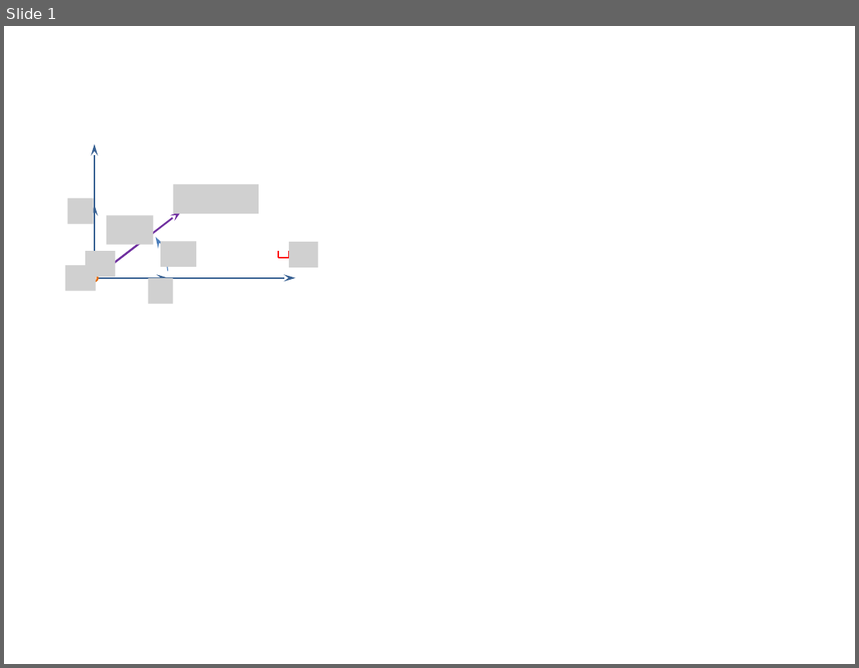
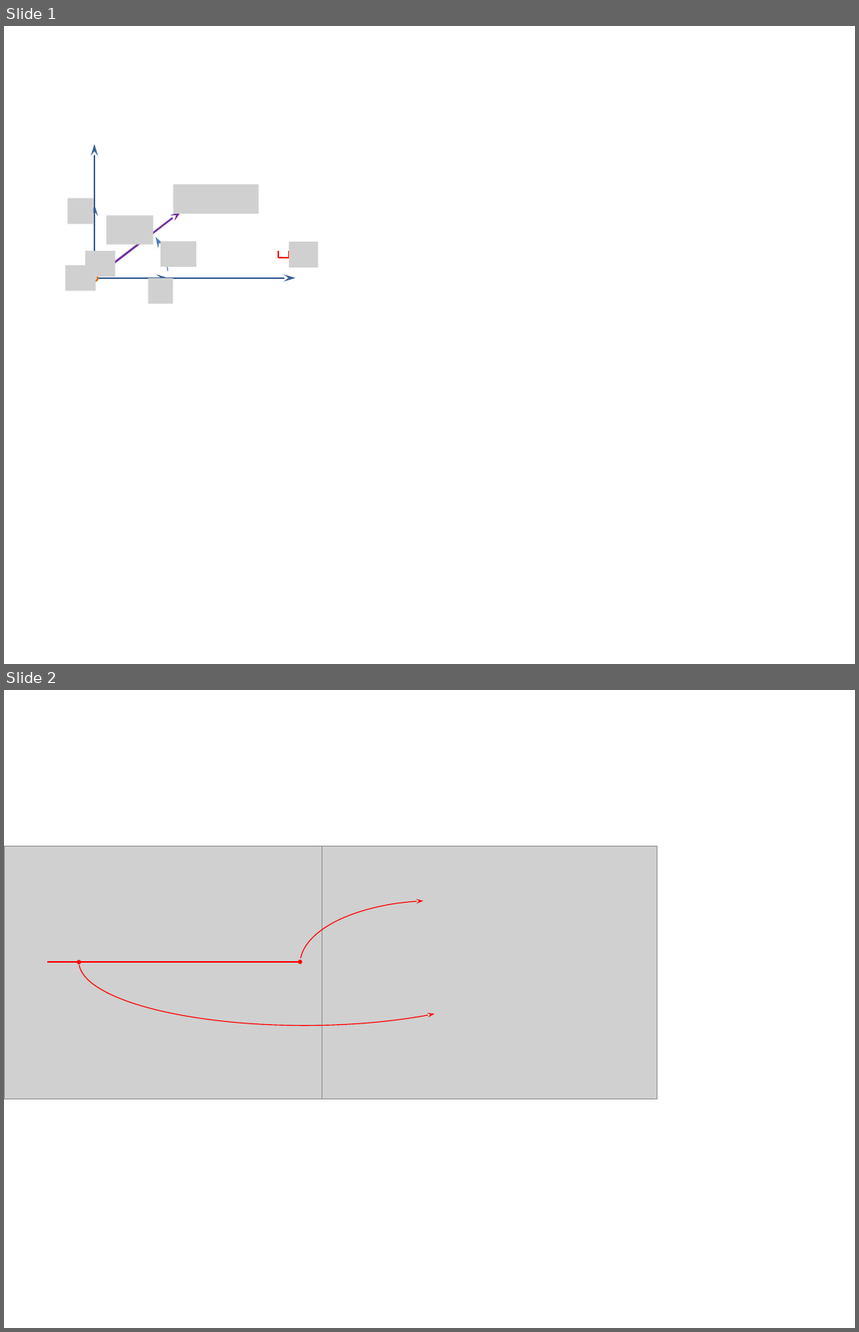
Before and after one commit to xpessoles/Informatique, a slide deck: CI_03_SimulationNumerique/02_ProblemesStationnaires/Cours/images/Figures.pptx. Shown one above the other, each under a label of ours: slide 1 before the commit, slides 1 and 2 after it. The pictures are 859x668 and 859x1332 pixels, drawn with LibreOffice and Linux fonts; fonts in the diff are those of the drawing; grey boxes stand for pictures. Boxes give left, top, right and bottom in pixels: in the first picture for what was removed or moved away, otherwise in the second. Text is boxed around its words. In the diff, an @@ line names an element or a change of style, - is before the commit and + after.

```diff
--- a/CI_03_SimulationNumerique/02_ProblemesStationnaires/Cours/images/Figures.pptx
+++ b/CI_03_SimulationNumerique/02_ProblemesStationnaires/Cours/images/Figures.pptx
@@ slide 2 added at [4, 690, 855, 1328], background #FFFFFF @@
@@ picture added at [4, 847, 339, 1100] @@
@@ picture added at [322, 847, 658, 1100] @@
@@ arc (boxed as its full ellipse) added at [79, 898, 530, 1026], outline #FF0000 0.75 pt @@
@@ arc (boxed as its full ellipse) added at [300, 901, 576, 1029], outline #FF0000 0.75 pt @@
@@ line added from (47, 962) to (302, 962), #FF0000 1 pt @@
@@ ellipse added at [77, 960, 82, 964], fill #FF0000 @@
@@ ellipse added at [297, 960, 302, 964], fill #FF0000 @@
```
Also in this commit, not shown: 3 other files.
